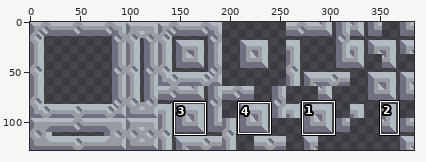
Sprite sheet, stored at sprites/blocks/fyoungcha/crafting/crucible/crucible-base.png. The picture above shows the old version from afar; the outline marks the close-up.
Close-up. As it was:
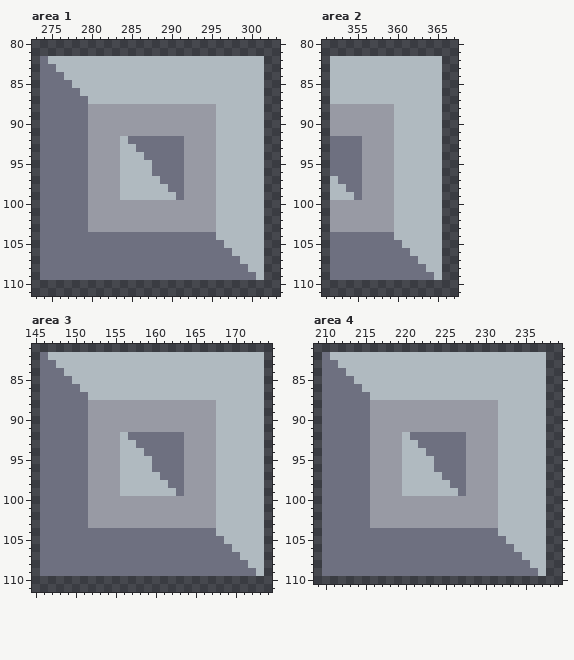
The file is 384x128 pixels. Shown: area 1: x 273..303, y 80..111; area 2: x 351..367, y 80..111; area 3: x 145..174, y 81..111; area 4: x 209..239, y 81..110. The commit also changed other parts of the picture, which this record leaves out.
New version:
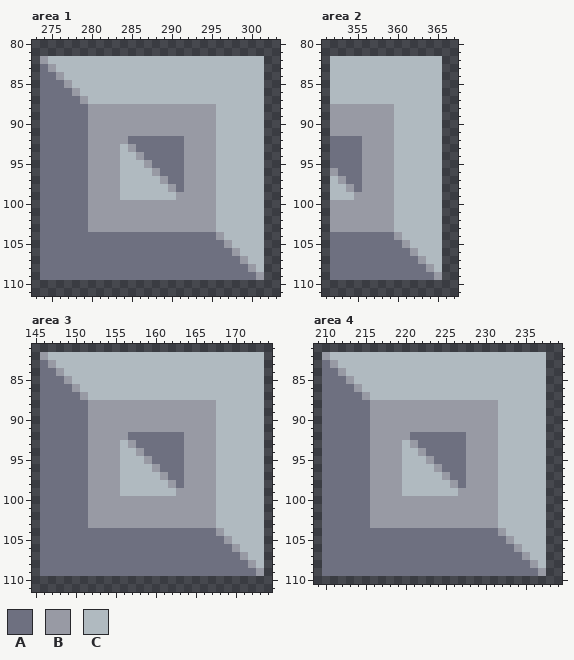
Palette (. is transparent): A #6e7080  B #989aa4  C #b0bac0
The edit:
Area 1:
y 82: x 274 A -> B
y 83: x 275 A -> B
y 84: x 276 A -> B
y 85: x 277 A -> B
y 86: x 278 A -> B
y 87: x 279 A -> B
y 92: x 284 C -> B
y 93: x 285 C -> B
y 94: x 286 C -> B
y 95: x 287 C -> B
y 96: x 288 A -> B
y 97: x 289 A -> B
y 98: x 290 A -> B
y 99: x 291 A -> B
y 104: x 296 C -> B
y 105: x 297 C -> B
y 106: x 298 C -> B
y 107: x 299 C -> B
y 108: x 300 C -> B
y 109: x 301 C -> B
Area 2:
y 96: x 352 A -> B
y 97: x 353 A -> B
y 98: x 354 A -> B
y 99: x 355 A -> B
y 104: x 360 C -> B
y 105: x 361 C -> B
y 106: x 362 C -> B
y 107: x 363 C -> B
y 108: x 364 C -> B
y 109: x 365 C -> B
Area 3:
y 82: x 146 A -> B
y 83: x 147 A -> B
y 84: x 148 A -> B
y 85: x 149 A -> B
y 86: x 150 A -> B
y 87: x 151 A -> B
y 92: x 156 C -> B
y 93: x 157 C -> B
y 94: x 158 C -> B
y 95: x 159 C -> B
y 96: x 160 A -> B
y 97: x 161 A -> B
y 98: x 162 A -> B
y 99: x 163 A -> B
y 104: x 168 C -> B
y 105: x 169 C -> B
y 106: x 170 C -> B
y 107: x 171 C -> B
y 108: x 172 C -> B
y 109: x 173 C -> B
Area 4:
y 82: x 210 A -> B
y 83: x 211 A -> B
y 84: x 212 A -> B
y 85: x 213 A -> B
y 86: x 214 A -> B
y 87: x 215 A -> B
y 92: x 220 C -> B
y 93: x 221 C -> B
y 94: x 222 C -> B
y 95: x 223 C -> B
y 96: x 224 A -> B
y 97: x 225 A -> B
y 98: x 226 A -> B
y 99: x 227 A -> B
y 104: x 232 C -> B
y 105: x 233 C -> B
y 106: x 234 C -> B
y 107: x 235 C -> B
y 108: x 236 C -> B
y 109: x 237 C -> B
Changed places in both close-ups, as pixel boxes (x1, y1, x2, y2):
changed: (40, 56, 88, 104)
changed: (120, 136, 184, 200)
changed: (216, 232, 264, 280)
changed: (330, 168, 362, 200)
changed: (394, 232, 442, 280)
changed: (40, 352, 264, 576)
changed: (322, 352, 546, 576)
